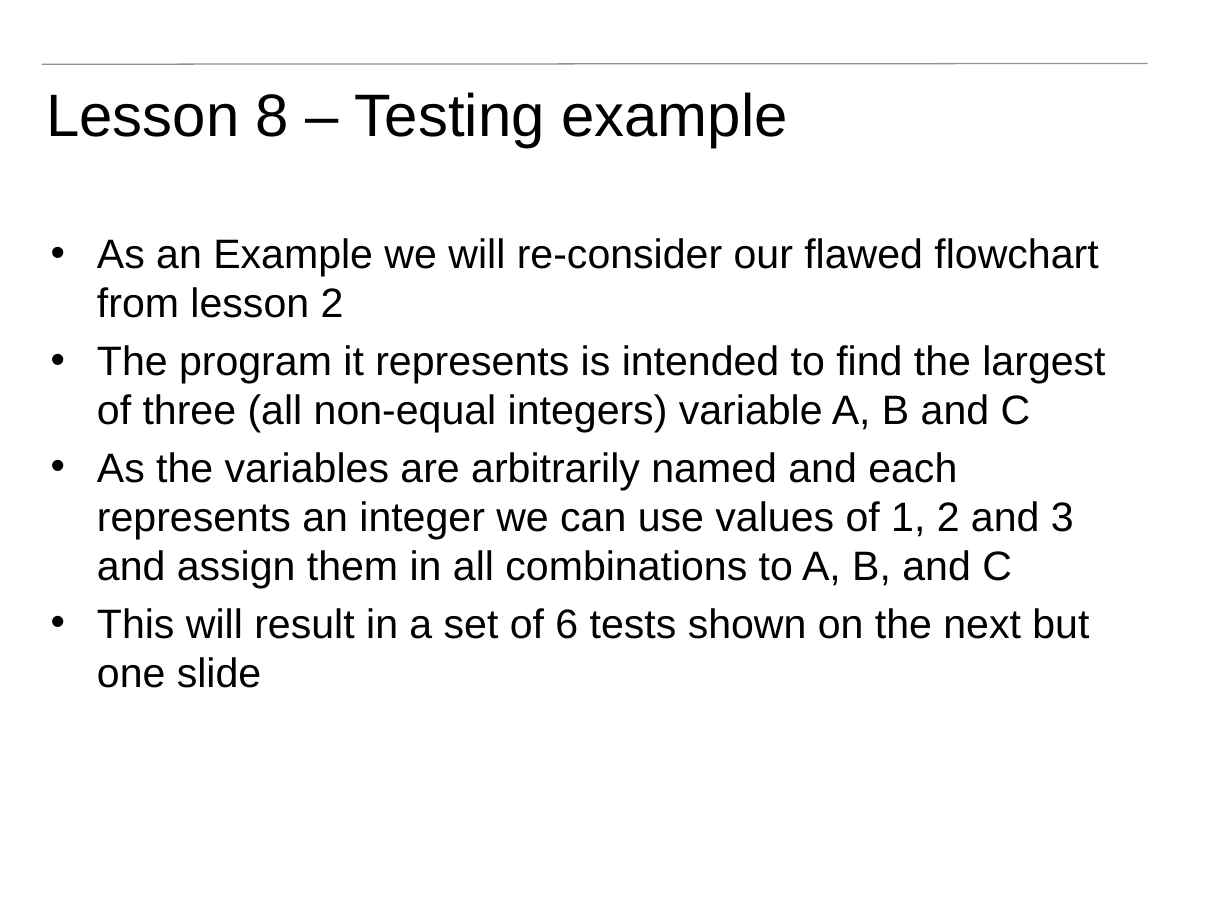
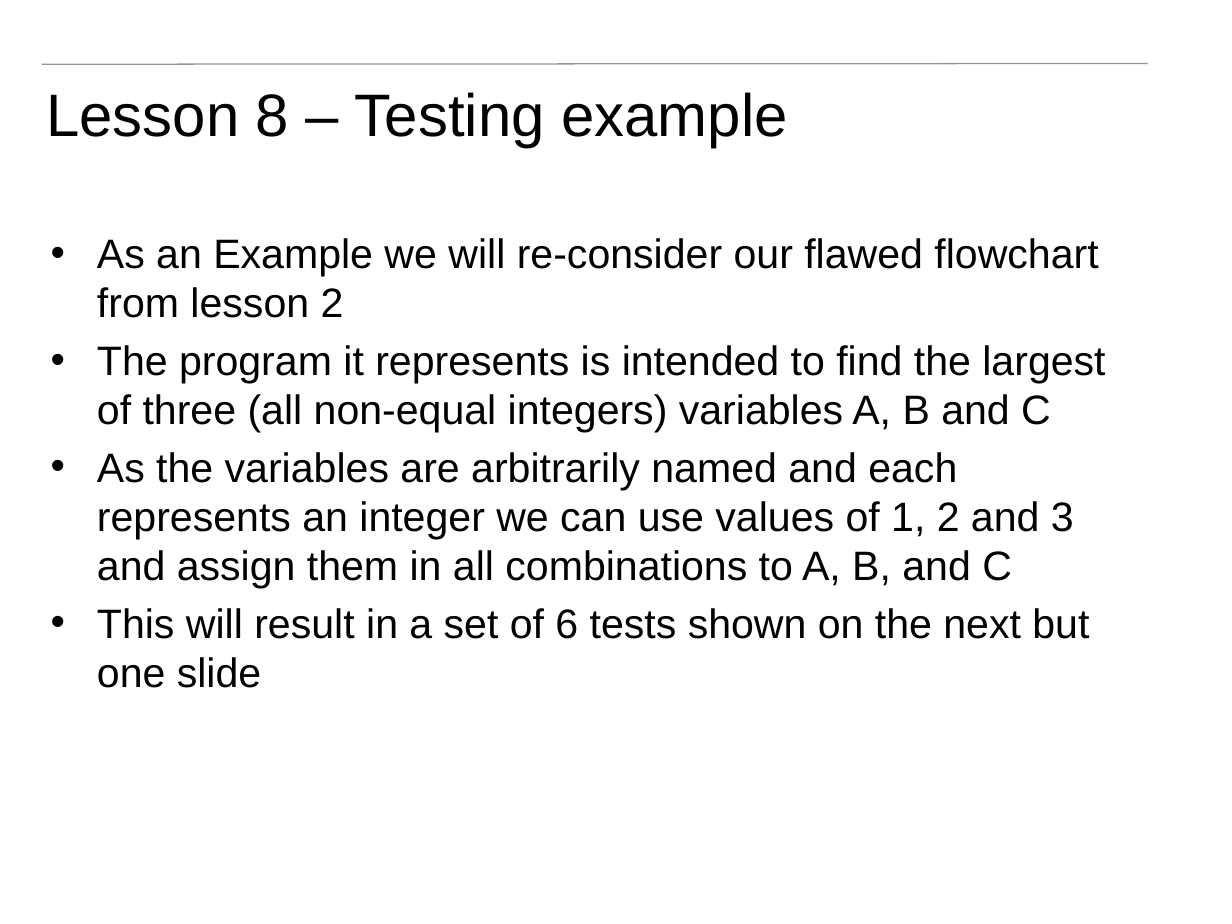
Before and after one commit to pfsmyth/Cambridge, a slide deck: slide 118 of lessons/Introduction to programming.pptx (slide 120 before the commit). Drawn at 1232x924 pixels with LibreOffice and Linux fonts; fonts in the diff are those of the drawing; background and template pictures are left out. Boxes give left, top, right and bottom in pixels: in the first picture for what was removed or moved away, otherwise in the second. Text is boxed around its words. In the diff, an @@ line names an element or a change of style, - is before the commit and + after.

```diff
--- a/lessons/Introduction to programming.pptx
+++ b/lessons/Introduction to programming.pptx
@@ text at <box>97,345,1105,433</box>: text changed @@
-• The program it represents is intended to find the largest of three (all non-equal integers) variable A, B and C
+• The program it represents is intended to find the largest of three (all non-equal integers) variables A, B and C
```
Also in this commit, not shown: 42 other slides changed, 2 slides removed, 2 other files.
